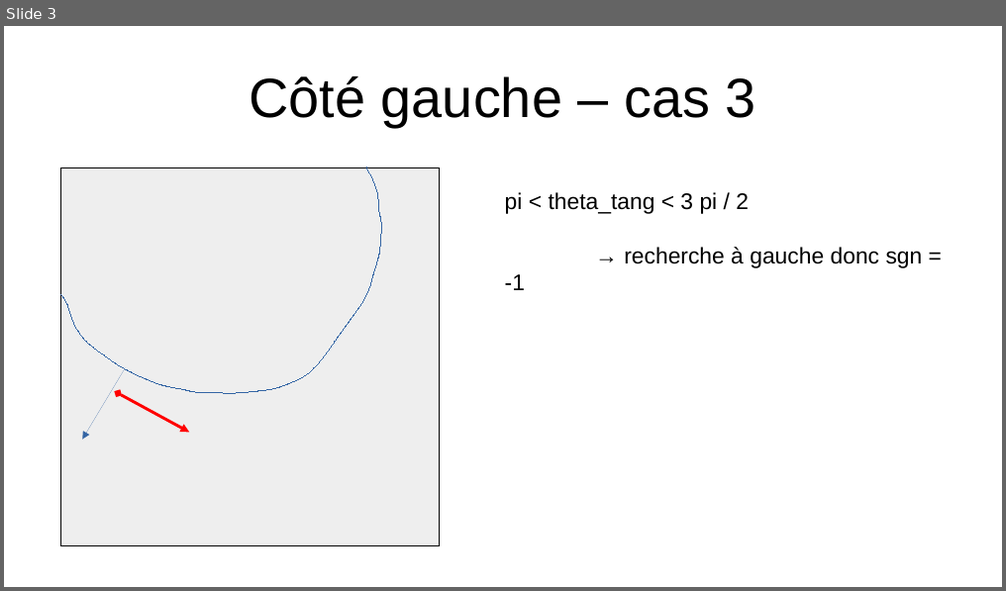
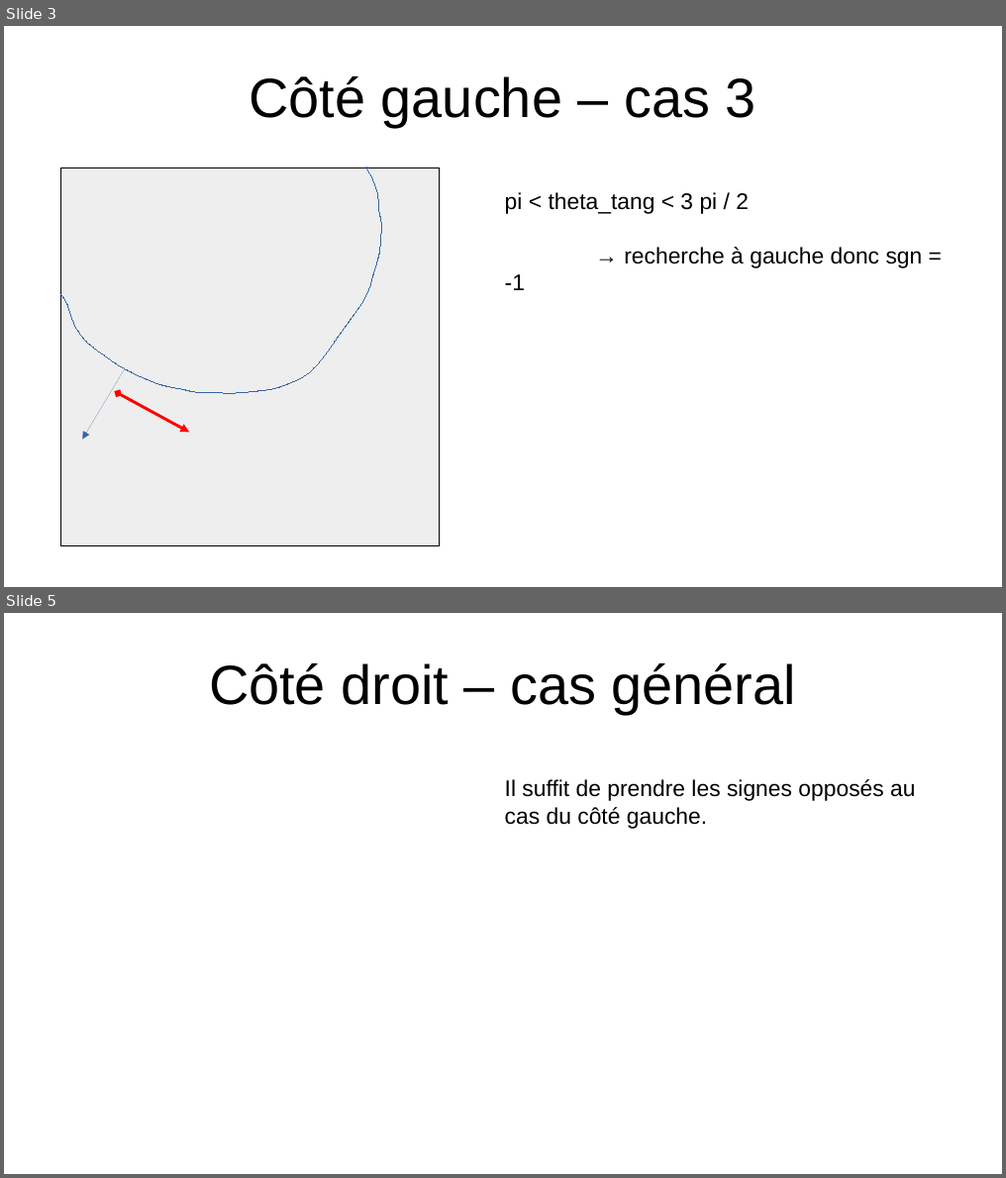
Before and after one commit to thomas-dubard/eval-maths-info, a slide deck: Les_seize_cas_de_recherche.odp. Shown one above the other, each under a label of ours: slide 3 before the commit, slides 3 and 5 after it; the slides between them are not shown. The pictures are 1006x591 and 1006x1178 pixels, drawn with LibreOffice and Linux fonts; fonts in the diff are those of the drawing. Boxes give left, top, right and bottom in pixels: in the first picture for what was removed or moved away, otherwise in the second. Text is boxed around its words. In the diff, an @@ line names an element or a change of style, - is before the commit and + after.

```diff
--- a/Les_seize_cas_de_recherche.odp
+++ b/Les_seize_cas_de_recherche.odp
@@ slide 5 added at [4, 613, 1002, 1174], background #FFFFFF @@
@@ title added at [209, 663, 795, 714], 44 pt, text #000000 @@
+Côté droit – cas général
@@ text added at [505, 779, 915, 829], 18 pt, text #000000 @@
+Il suffit de prendre les signes opposés au cas du côté gauche.
```
Also in this commit, not shown: 1 slide changed, 5 other slides added, 1 other file.
